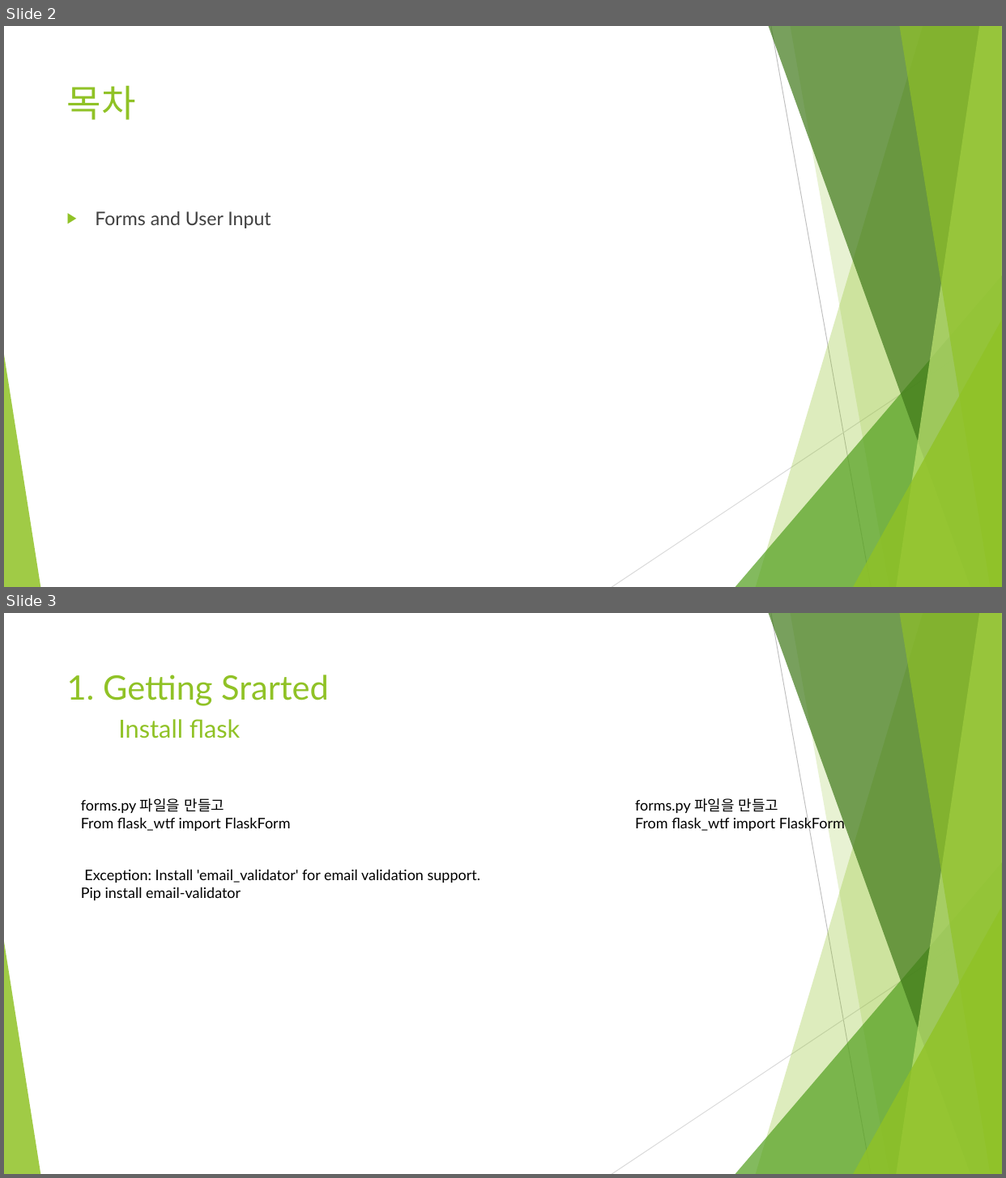
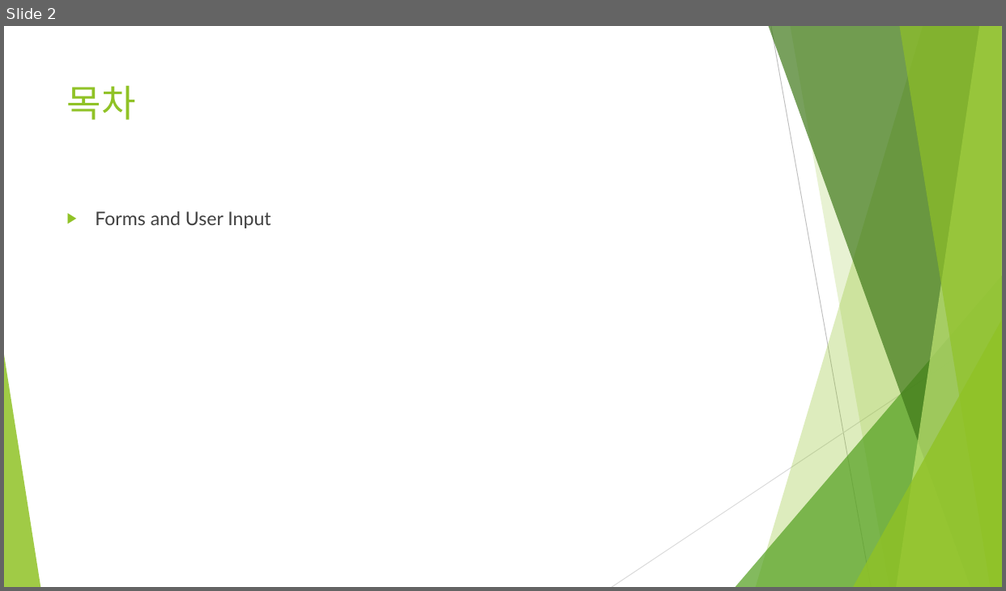
Before and after one commit to Heechul90/Flask, a slide deck: Study/03. Forms and User Input/Forms and User Input.pptx. Shown one above the other, each under a label of ours: slides 2 and 3 before the commit, slide 2 after it. The pictures are 1006x1178 and 1006x591 pixels, drawn with LibreOffice and Linux fonts; fonts in the diff are those of the drawing. Boxes give left, top, right and bottom in pixels: in the first picture for what was removed or moved away, otherwise in the second. Text is boxed around its words. In the diff, an @@ line names an element or a change of style, - is before the commit and + after.

Commit message:
study about Flask

```diff
--- a/Study/03. Forms and User Input/Forms and User Input.pptx
+++ b/Study/03. Forms and User Input/Forms and User Input.pptx
@@ slide 3 removed at [4, 613, 1002, 1174], background #FFFFFF; not listed: 10 template elements that a slide beside it also shows @@
@@ title removed at [67, 675, 329, 706] @@
-1. Getting Srarted
@@ text removed at [118, 719, 240, 739] @@
-Install flask
@@ text removed at [81, 798, 480, 901] @@
-forms.py 파일을 만들고
-From flask_wtf import FlaskForm
-Exception: Install 'email_validator' for email validation support.
-Pip install email-validator
@@ text removed at [635, 798, 845, 831] @@
-forms.py 파일을 만들고
-From flask_wtf import FlaskForm
```
Also in this commit, not shown: 3 slides added, 16 other files.
